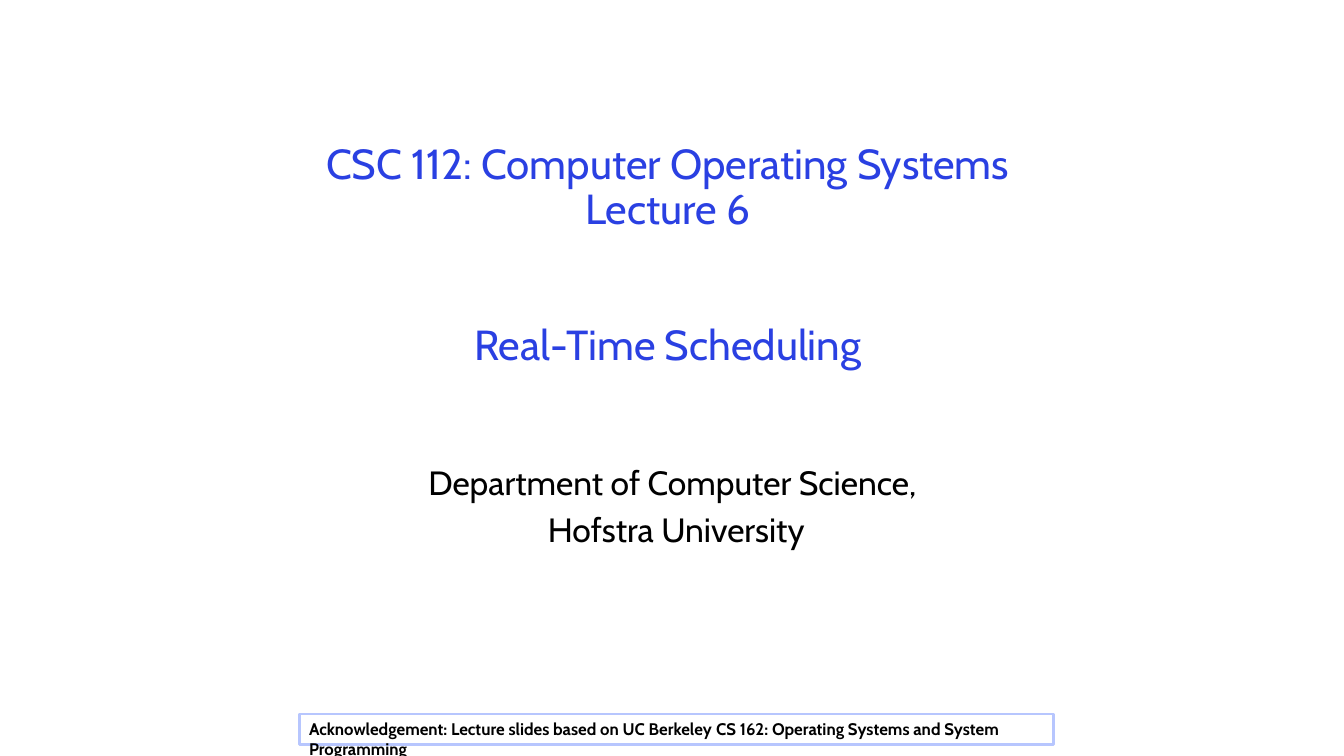
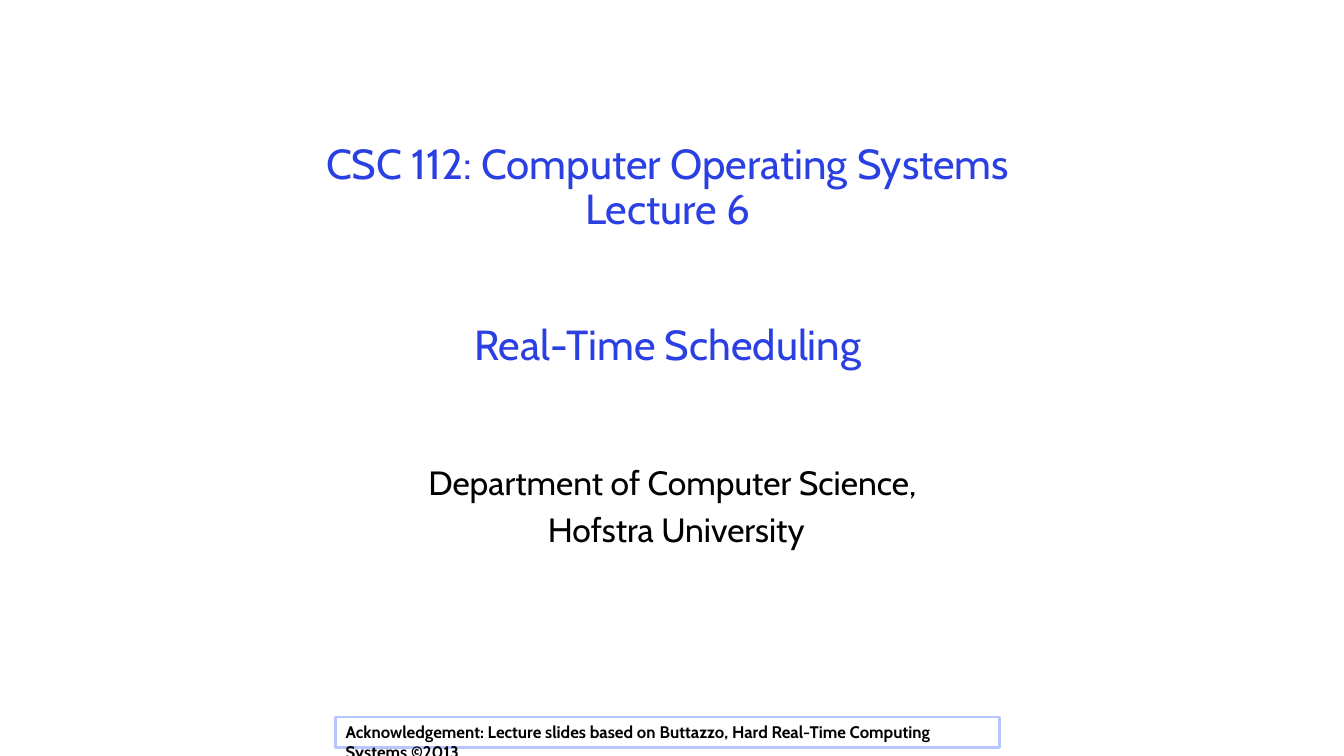
Before and after one commit to guhofstra/CSC256Fa25, a slide deck: slide 1 of PPTs/L6-RTScheduling.pptx. Drawn at 1344x756 pixels with LibreOffice and Linux fonts; fonts in the diff are those of the drawing. Boxes give left, top, right and bottom in pixels: in the first picture for what was removed or moved away, otherwise in the second. Text is boxed around its words. In the diff, an @@ line names an element or a change of style, - is before the commit and + after.

```diff
--- a/PPTs/L6-RTScheduling.pptx
+++ b/PPTs/L6-RTScheduling.pptx
@@ rectangle "Acknowledgement: Lecture slides based on ...": place and size @@
-rectangle "Acknowledgement: Lecture slides based on ..." at (299, 714, 1054, 744)
+rectangle "Acknowledgement: Lecture slides based on ..." at (336, 717, 1000, 747)
@@ text in rectangle at (346, 725, 930, 742): text changed @@
-Acknowledgement: Lecture slides based on UC Berkeley CS 162: Operating Systems and System Programming
+Acknowledgement: Lecture slides based on Buttazzo, Hard Real-Time Computing Systems ©2013
```
Also in this commit, not shown: 3 other slides changed, 2 other files.
